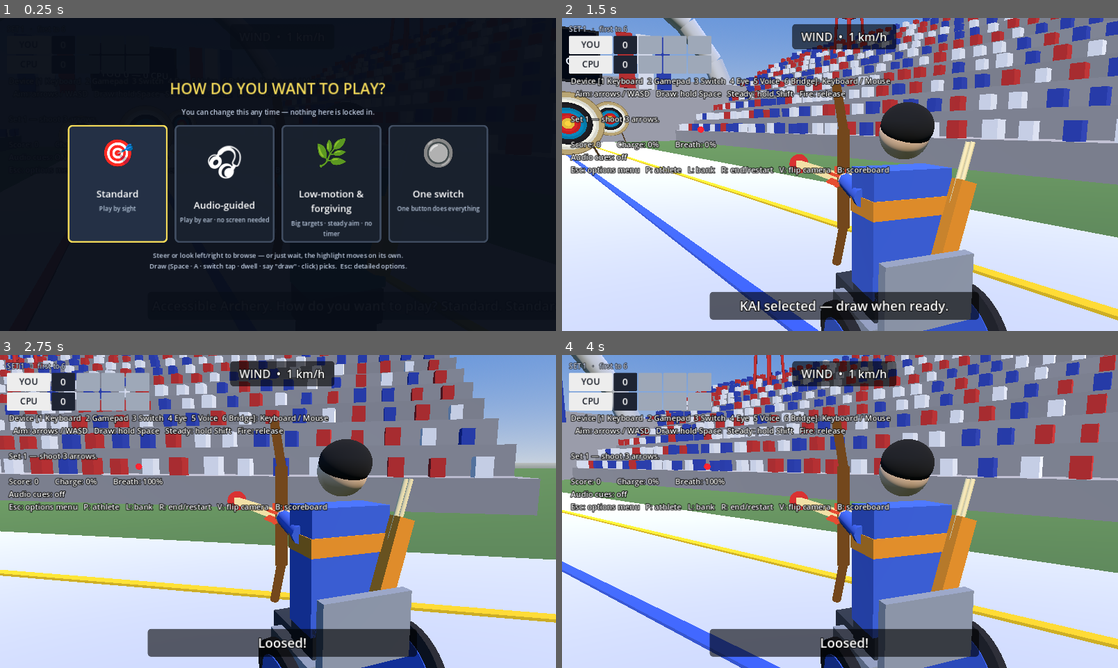
Above: before the commit, frames 1-4 (two rows, left to right).
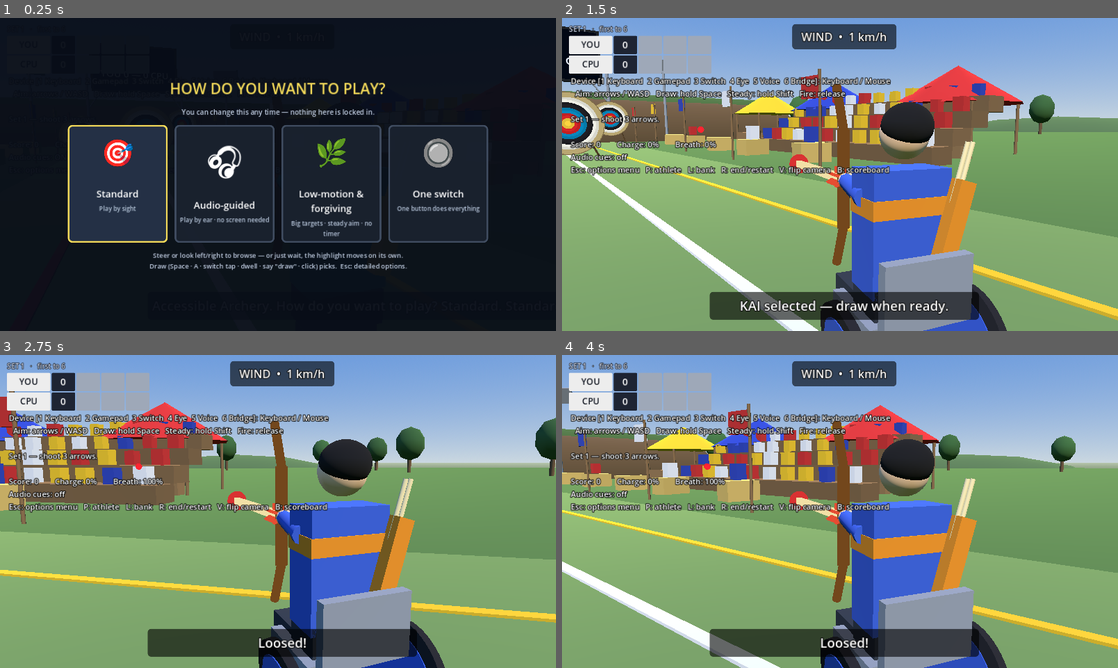
Above: after the commit, the same moments.

Repository: AbleGamers/AccessibleArchery
Game: Godot game, scene res://scenes/boot.tscn
Two runs of this game, one before a commit and one after it. Both use one fixed random seed, a clock stepped at 60 frames per second and the inputs below.
Inputs (mouse positions are in pixels of both pictures, inside the frame that each line leads up to):
- Up to frame 1 (0.25 s): no input
- Up to frame 2 (1.5 s): tap Enter at 0.5 s; move the mouse to (962, 158) at 0.52 s; hold D 0.53-1.25 s; tap Down (aim_down) at 0.6 s; click (962, 158) at 0.67 s; drag from (728, 190) to (812, 237) at 1.27 s
- Up to frame 3 (2.75 s): tap Space (draw) at 2 s; move the mouse to (333, 442) at 2.02 s; hold D from 2.03 s (still down); tap Right (aim_right) at 2.1 s
- Up to frame 4 (4 s): release D at 2.75 s; drag from (812, 574) to (673, 464) at 2.77 s; tap Enter at 3.5 s; move the mouse to (1006, 558) at 3.52 s; hold A from 3.53 s (still down); tap Space (draw) at 3.6 s

The runs differ from the first frame. In frame 2, 65% of the frame differs, in the area x 0-100%, y 0-100%; in frame 3, 63%; in frame 4, 68%.

Commit message:
New venue: tournament meadow replaces the Olympic arena
The range moves outdoors to a festival-field archery meadow: rolling
grass, tree line + distant hills, festival tents, flag-lined lanes,
hay bales + small bleachers (same MultiMesh crowd), an earth-berm
backstop behind the targets, and a scaffold LED screen that carries
the live match state (same set_jumbotron API as Stadium).

All scenery is static (no swaying trees / flapping flags) so the
Low-motion preset stays honest, and the berm gives the target faces
a quiet high-contrast backdrop. stadium.gd stays in the tree for
side-by-side comparison during playtesting.

Diff:
--- a/scripts/main.gd
+++ b/scripts/main.gd
@@ -24,7 +24,7 @@
 var _name_prompt: NamePrompt
 var _match: MatchManager
 var _impact_cam: ImpactCam
-var _stadium: Stadium
+var _venue: MeadowRange
 var _select: CharacterSelect
 var _playstyle: PlaystyleSelect
 var _sfx: SfxSystem
@@ -339,12 +339,12 @@
 	_prev_match_phase = _match.phase
 	_set_boards_match("Sets — You %d : %d CPU   (Set %d)" % [
 		_match.player_set_points, _match.cpu_set_points, _match.current_set])
-	if _stadium != null:
+	if _venue != null:
 		if _match.phase == MatchManager.Phase.MATCH_OVER:
-			_stadium.set_jumbotron("MATCH OVER", "YOU %d — %d CPU" % [
+			_venue.set_jumbotron("MATCH OVER", "YOU %d — %d CPU" % [
 				_match.player_set_points, _match.cpu_set_points])
 		else:
-			_stadium.set_jumbotron("SET %d" % _match.current_set, "YOU %d — %d CPU" % [
+			_venue.set_jumbotron("SET %d" % _match.current_set, "YOU %d — %d CPU" % [
 				_match.player_set_points, _match.cpu_set_points])
 	if _broadcast != null:
 		_broadcast.refresh(_match)
@@ -405,10 +405,11 @@
 	return Vector3(accuracy, lateral, vertical)
 
 func _setup_world() -> void:
-	# Low-poly Olympic arena (sky, stands + crowd, arch, floodlights, banners,
-	# live jumbotron). Kept as a member so match state can drive the big screen.
-	_stadium = Stadium.new()
-	add_child(_stadium)
+	# Low-poly tournament meadow (sky, hills + trees, tents, flags, bleachers +
+	# crowd, berm backstop, live LED screen). Kept as a member so match state can
+	# drive the big screen.
+	_venue = MeadowRange.new()
+	add_child(_venue)
 
 func _build_hud() -> void:
 	var layer := CanvasLayer.new()
--- /dev/null
+++ b/scripts/world/meadow_range.gd
@@ -0,0 +1,446 @@
+extends Node3D
+class_name MeadowRange
+## Low-poly outdoor tournament meadow built entirely in code — the "festival
+## field" replacement for the Olympic arena (same contract, different venue):
+## rolling grass, a tree line and distant hills, festival tents and flag-lined
+## lanes, hay bales + small bleachers for the crowd, an earth berm backstop
+## behind the targets, and a scaffold-mounted LED screen that carries the live
+## match state (set_jumbotron, same API as Stadium). No art assets — swap for
+## authored scenes later.
+##
+## The shooting lane runs down -Z (archer at +Z, targets toward -Z).
+##
+## Accessibility notes: everything here is static — no swaying trees, flapping
+## flags, or animated water — so the Low-motion preset stays honest. The berm
+## behind the targets is a plain, quiet earth tone so the reticle and target
+## faces read against it.
+
+const CANVAS_RED := Color(0.78, 0.16, 0.16)
+const CANVAS_WHITE := Color(0.92, 0.93, 0.96)
+const CANVAS_BLUE := Color(0.14, 0.24, 0.70)
+const CANVAS_YELLOW := Color(0.93, 0.76, 0.14)
+const GRASS := Color(0.32, 0.47, 0.24)
+const EARTH := Color(0.42, 0.33, 0.22)
+const WOOD := Color(0.52, 0.40, 0.26)
+const STEEL := Color(0.58, 0.61, 0.66)
+const HAY := Color(0.82, 0.70, 0.38)
+
+var _crowd_xforms: Array[Transform3D] = []
+var _crowd_colors: Array[Color] = []
+
+## 0.0 = bright midday, 1.0 = golden-hour dusk. Rolled once per launch (the
+## GDD's "dynamic time of day": every match looks fresh). The meadow layout
+## itself stays seeded so the venue is stable.
+var _tod: float = 0.0
+
+var _screen_viewport: SubViewport
+var _screen_title: Label
+var _screen_body: Label
+
+func _ready() -> void:
+	randomize()
+	_tod = randf()
+	seed(20260716)
+	_build_sky_and_sun()
+	_build_field()
+	_build_berm()
+	_build_screen()
+	_build_flag_line(-5.5)
+	_build_flag_line(5.5)
+	_build_tents(-16.0)
+	_build_tents(16.0)
+	_build_bleacher(Vector3(-10.5, 0.0, -8.0))
+	_build_bleacher(Vector3(10.5, 0.0, -8.0))
+	_build_hay_bales()
+	_commit_crowd()
+	_build_tree_line()
+	_build_hills()
+	_build_light_rig(Vector3(-8.5, 0.0, -30.0))
+	_build_light_rig(Vector3(8.5, 0.0, -30.0))
+
+# --- sky + light --------------------------------------------------------------
+
+# Everything lerps between a bright midday look (_tod = 0) and a warm
+# golden-hour look (_tod = 1): sun height, sun colour, and sky palette.
+func _build_sky_and_sun() -> void:
+	var sky_mat := ProceduralSkyMaterial.new()
+	sky_mat.sky_top_color = Color(0.30, 0.55, 0.90).lerp(Color(0.24, 0.38, 0.66), _tod)
+	sky_mat.sky_horizon_color = Color(0.76, 0.87, 0.96).lerp(Color(0.98, 0.72, 0.46), _tod)
+	sky_mat.ground_horizon_color = Color(0.68, 0.80, 0.72).lerp(Color(0.88, 0.64, 0.44), _tod)
+	sky_mat.ground_bottom_color = Color(0.28, 0.38, 0.24).lerp(Color(0.24, 0.28, 0.22), _tod)
+	sky_mat.sun_angle_max = lerpf(6.0, 12.0, _tod)
+
+	var env := Environment.new()
+	env.background_mode = Environment.BG_SKY
+	env.sky = Sky.new()
+	env.sky.sky_material = sky_mat
+	env.ambient_light_source = Environment.AMBIENT_SOURCE_SKY
+	env.ambient_light_energy = lerpf(1.05, 0.9, _tod)
+	var we := WorldEnvironment.new()
+	we.environment = env
+	add_child(we)
+
+	var sun := DirectionalLight3D.new()
+	sun.rotation_degrees = Vector3(lerpf(-56.0, -14.0, _tod), lerpf(-35.0, -55.0, _tod), 0.0)
+	sun.light_color = Color(1.0, 0.98, 0.94).lerp(Color(1.0, 0.82, 0.62), _tod)
+	sun.light_energy = lerpf(1.3, 1.05, _tod)
+	add_child(sun)
+
+# --- field --------------------------------------------------------------------
+
+func _build_field() -> void:
+	var ground := MeshInstance3D.new()
+	var plane := PlaneMesh.new()
+	plane.size = Vector2(260.0, 300.0)
+	ground.mesh = plane
+	ground.material_override = _mat(GRASS)
+	ground.position = Vector3(0.0, 0.0, -20.0)
+	add_child(ground)
+
+	# Mown competition strip down the shooting axis (echoes the GDD floor
+	# markings) — a lighter cut of grass instead of the arena's painted lane.
+	var lane := MeshInstance3D.new()
+	var lane_plane := PlaneMesh.new()
+	lane_plane.size = Vector2(9.0, 46.0)
+	lane.mesh = lane_plane
+	lane.material_override = _mat(Color(0.44, 0.58, 0.32))
+	lane.position = Vector3(0.0, 0.02, -10.0)
+	add_child(lane)
+	_line(CANVAS_RED, -2.0)
+	_line(CANVAS_WHITE, 0.0)
+	_line(CANVAS_YELLOW, 2.0)
+
+func _line(color: Color, x: float) -> void:
+	var mi := MeshInstance3D.new()
+	var box := BoxMesh.new()
+	box.size = Vector3(0.14, 0.03, 46.0)
+	mi.mesh = box
+	mi.material_override = _mat(color)
+	mi.position = Vector3(x, 0.04, -10.0)
+	add_child(mi)
+
+# --- berm backstop --------------------------------------------------------------
+
+# A plain earth mound behind the targets replaces the arena's concrete back
+# wall: same safety fiction, and a deliberately quiet, high-contrast backdrop
+# for the target faces and reticle.
+func _build_berm() -> void:
+	var berm := MeshInstance3D.new()
+	var mound := CapsuleMesh.new()
+	mound.radius = 3.2
+	mound.height = 50.0
+	berm.mesh = mound
+	berm.material_override = _mat(EARTH)
+	berm.rotation_degrees = Vector3(0.0, 0.0, 90.0)   # lay the capsule on its side
+	berm.position = Vector3(0.0, 0.8, -34.0)
+	berm.scale = Vector3(1.0, 1.0, 0.55)              # squash front-to-back
+	add_child(berm)
+
+	# A grass crown so the mound reads as turfed earth, not a pipe.
+	var crown := MeshInstance3D.new()
+	var top := CapsuleMesh.new()
+	top.radius = 2.6
+	top.height = 48.0
+	crown.mesh = top
+	crown.material_override = _mat(GRASS * 0.9)
+	crown.rotation_degrees = Vector3(0.0, 0.0, 90.0)
+	crown.position = Vector3(0.0, 2.0, -34.6)
+	crown.scale = Vector3(1.0, 1.0, 0.55)
+	add_child(crown)
+
+# --- LED screen ----------------------------------------------------------------
+
+# Festival LED screen on a scaffold above the berm — a LIVE display: a
+# SubViewport renders the match state and is textured (albedo + emission, so
+# it glows like an LED wall) onto the screen face. main.gd feeds it via
+# set_jumbotron(), exactly as it fed the arena's jumbotron.
+func _build_screen() -> void:
+	for side in [-1.0, 1.0]:
+		add_child(_segment(Vector3(side * 4.4, 0.0, -32.6), Vector3(side * 4.4, 7.0, -32.6), 0.14, STEEL))
+		add_child(_segment(Vector3(side * 4.4, 3.5, -32.6), Vector3(side * 3.0, 5.6, -32.6), 0.07, STEEL))
+
+	var screen := MeshInstance3D.new()
+	var sbox := BoxMesh.new()
+	sbox.size = Vector3(8.0, 4.5, 0.4)
+	screen.mesh = sbox
+	var smat := StandardMaterial3D.new()
+	smat.albedo_color = Color(0.05, 0.07, 0.10)
+	screen.material_override = smat
+	screen.position = Vector3(0.0, 7.5, -32.6)
+	add_child(screen)
+	_build_screen_face()
+
+func _build_screen_face() -> void:
+	_screen_viewport = SubViewport.new()
+	_screen_viewport.size = Vector2i(512, 288)
+	_screen_viewport.render_target_update_mode = SubViewport.UPDATE_ALWAYS
+	add_child(_screen_viewport)
+
+	var bg := ColorRect.new()
+	bg.color = Color(0.03, 0.05, 0.09)
+	bg.set_anchors_preset(Control.PRESET_FULL_RECT)
+	_screen_viewport.add_child(bg)
+
+	var vb := VBoxContainer.new()
+	vb.set_anchors_preset(Control.PRESET_FULL_RECT)
+	vb.alignment = BoxContainer.ALIGNMENT_CENTER
+	vb.add_theme_constant_override("separation", 14)
+	_screen_viewport.add_child(vb)
+
+	_screen_title = Label.new()
+	_screen_title.horizontal_alignment = HORIZONTAL_ALIGNMENT_CENTER
+	_screen_title.add_theme_font_size_override("font_size", 44)
+	_screen_title.add_theme_color_override("font_color", Color(1.0, 0.84, 0.25))
+	_screen_title.text = "ARCHER'S ROUND"
+	vb.add_child(_screen_title)
+
+	_screen_body = Label.new()
+	_screen_body.horizontal_alignment = HORIZONTAL_ALIGNMENT_CENTER
+	_screen_body.add_theme_font_size_override("font_size", 58)
+	_screen_body.add_theme_color_override("font_color", Color(0.92, 0.95, 1.0))
+	_screen_body.text = "WELCOME"
+	vb.add_child(_screen_body)
+
+	var face := MeshInstance3D.new()
+	var quad := QuadMesh.new()
+	quad.size = Vector2(7.6, 4.1)
+	face.mesh = quad
+	var mat := StandardMaterial3D.new()
+	var tex := _screen_viewport.get_texture()
+	mat.albedo_texture = tex
+	mat.emission_enabled = true
+	mat.emission_texture = tex
+	mat.emission_energy_multiplier = 1.3
+	mat.shading_mode = BaseMaterial3D.SHADING_MODE_UNSHADED
+	face.material_override = mat
+	face.position = Vector3(0.0, 7.5, -32.38)   # just proud of the screen box
+	add_child(face)
+
+## Push live match text onto the venue's big screen (same API as Stadium).
+func set_jumbotron(title: String, body: String) -> void:
+	if _screen_title != null:
+		_screen_title.text = title
+	if _screen_body != null:
+		_screen_body.text = body
+
+# --- flag-lined lane ------------------------------------------------------------
+
+# Tournament flags stake out the lane. Static by design (no flapping) so the
+# Low-motion preset holds; the wind is still captioned + heard, never shown as
+# screen motion.
+func _build_flag_line(x: float) -> void:
+	var cols := [CANVAS_RED, CANVAS_WHITE, CANVAS_BLUE, CANVAS_YELLOW]
+	var i := 0
+	var z := -2.0
+	while z >= -28.0:
+		add_child(_segment(Vector3(x, 0.0, z), Vector3(x, 3.2, z), 0.05, WOOD))
+		var flag := MeshInstance3D.new()
+		var fbox := BoxMesh.new()
+		fbox.size = Vector3(0.06, 0.7, 1.0)
+		flag.mesh = fbox
+		flag.material_override = _mat(cols[i % cols.size()])
+		flag.position = Vector3(x + (0.06 if x > 0.0 else -0.06), 2.7, z - 0.55)
+		add_child(flag)
+		i += 1
+		z -= 6.5
+
+# --- festival tents ---------------------------------------------------------------
+
+func _build_tents(x: float) -> void:
+	var cols := [CANVAS_RED, CANVAS_BLUE, CANVAS_YELLOW]
+	for i in 3:
+		var z := -4.0 - i * 10.0
+		var base := Vector3(x, 0.0, z)
+		# Four corner posts and a canvas cone roof.
+		for c in [Vector3(2.2, 0, 2.2), Vector3(-2.2, 0, 2.2), Vector3(2.2, 0, -2.2), Vector3(-2.2, 0, -2.2)]:
+			add_child(_segment(base + c, base + c + Vector3(0, 2.6, 0), 0.09, WOOD))
+		var roof := MeshInstance3D.new()
+		var cone := CylinderMesh.new()
+		cone.top_radius = 0.0
+		cone.bottom_radius = 3.4
+		cone.height = 2.0
+		cone.radial_segments = 8
+		roof.mesh = cone
+		roof.material_override = _mat(cols[i])
+		roof.position = base + Vector3(0.0, 3.6, 0.0)
+		add_child(roof)
+		# Counter table facing the lane.
+		var table := MeshInstance3D.new()
+		var tbox := BoxMesh.new()
+		tbox.size = Vector3(0.7, 0.9, 3.6)
+		table.mesh = tbox
+		table.material_override = _mat(WOOD * 1.1)
+		table.position = base + Vector3(-2.0 if x > 0.0 else 2.0, 0.45, 0.0)
+		add_child(table)
+
+# --- bleachers + hay bales + crowd ------------------------------------------------
+
+# A small four-tier bleacher each side near the archer — the festival audience
+# (same MultiMesh crowd the arena had, just closer to the ground).
+func _build_bleacher(center: Vector3) -> void:
+	var outward := Vector3(1, 0, 0) if center.x > 0.0 else Vector3(-1, 0, 0)
+	var length := 14.0
+	var step_out := 1.3
+	var step_up := 0.7
+	for i in 4:
+		var base := center + outward * (i * step_out) + Vector3.UP * (i * step_up)
+		var size := Vector3(step_out, step_up, length)
+		_solid(_box(size), base + Vector3.UP * (step_up * 0.5), WOOD * (0.9 + 0.05 * (i % 2)))
+		var seat_top := base + Vector3.UP * (step_up + 0.28)
+		var seats := int(length / 1.25)
+		for j in seats:
+			var p := seat_top + Vector3(0, 0, -length * 0.5 + 0.6 + j * 1.25)
+			p += outward * randf_range(-0.1, 0.1)
+			_crowd_xforms.append(Transform3D(Basis().scaled(Vector3.ONE * randf_range(0.85, 1.1)), p))
+			_crowd_colors.append([CANVAS_RED, CANVAS_WHITE, CANVAS_BLUE, CANVAS_YELLOW][randi() % 4])
+
+# Hay bales dotted along the lane ropes — extra festival seating.
+func _build_hay_bales() -> void:
+	for side in [-1.0, 1.0]:
+		var z := -6.0
+		while z >= -26.0:
+			var bale := MeshInstance3D.new()
+			var bbox := BoxMesh.new()
+			bbox.size = Vector3(1.4, 0.8, 0.9)
+			bale.mesh = bbox
+			bale.material_override = _mat(HAY)
+			bale.position = Vector3(side * 7.6, 0.4, z + randf_range(-0.6, 0.6))
+			bale.rotation_degrees = Vector3(0.0, randf_range(-14.0, 14.0), 0.0)
+			add_child(bale)
+			# Roughly half the bales have a spectator perched on them.
+			if randf() < 0.55:
+				var p := bale.position + Vector3(0.0, 0.75, 0.0)
+				_crowd_xforms.append(Transform3D(Basis().scaled(Vector3.ONE * randf_range(0.85, 1.1)), p))
+				_crowd_colors.append([CANVAS_RED, CANVAS_WHITE, CANVAS_BLUE, CANVAS_YELLOW][randi() % 4])
+			z -= 4.5
+
+func _commit_crowd() -> void:
+	if _crowd_xforms.is_empty():
+		return
+	var mm := MultiMesh.new()
+	mm.transform_format = MultiMesh.TRANSFORM_3D
+	mm.use_colors = true
+	var box := BoxMesh.new()
+	box.size = Vector3(0.5, 0.7, 0.5)
+	mm.mesh = box
+	mm.instance_count = _crowd_xforms.size()
+	for k in _crowd_xforms.size():
+		mm.set_instance_transform(k, _crowd_xforms[k])
+		mm.set_instance_color(k, _crowd_colors[k])
+	var mmi := MultiMeshInstance3D.new()
+	mmi.multimesh = mm
+	var mat := StandardMaterial3D.new()
+	mat.vertex_color_use_as_albedo = true
+	mmi.material_override = mat
+	add_child(mmi)
+
+# --- tree line + hills ------------------------------------------------------------
+
+# A seeded ring of low-poly trees around the field. The corridor behind the
+# berm is kept clear so the backdrop above the targets stays quiet sky.
+func _build_tree_line() -> void:
+	for i in 34:
+		var a := TAU * float(i) / 34.0 + randf_range(-0.06, 0.06)
+		var r := randf_range(52.0, 78.0)
+		var p := Vector3(cos(a) * r, 0.0, sin(a) * r - 20.0)
+		if absf(p.x) < 22.0 and p.z < -28.0:
+			continue   # keep the sightline over the berm clean
+		_build_tree(p)
+
+func _build_tree(base: Vector3) -> void:
+	var h := randf_range(4.5, 7.5)
+	add_child(_segment(base, base + Vector3(0, h * 0.45, 0), 0.28, WOOD * 0.8))
+	var canopy := MeshInstance3D.new()
+	var blob := SphereMesh.new()
+	blob.radius = h * 0.32
+	blob.height = h * 0.75
+	blob.radial_segments = 8
+	blob.rings = 4
+	canopy.mesh = blob
+	canopy.material_override = _mat(Color(0.22, 0.40, 0.20) * randf_range(0.85, 1.15))
+	canopy.position = base + Vector3(0.0, h * 0.65, 0.0)
+	add_child(canopy)
+
+# Distant rolling hills — big flattened domes on the horizon.
+func _build_hills() -> void:
+	for i in 7:
+		var a := PI + PI * float(i) / 6.0   # arc across the far half of the horizon
+		var p := Vector3(cos(a) * 130.0, -6.0, sin(a) * 130.0 - 40.0)
+		var hill := MeshInstance3D.new()
+		var dome := SphereMesh.new()
+		dome.radius = randf_range(30.0, 55.0)
+		dome.height = randf_range(18.0, 30.0)
+		dome.radial_segments = 12
+		dome.rings = 6
+		hill.mesh = dome
+		hill.material_override = _mat(Color(0.30, 0.42, 0.26) * randf_range(0.9, 1.05))
+		hill.position = p
+		add_child(hill)
+
+# --- festival light rig ------------------------------------------------------------
+
+# A modest pole-mounted light panel each side of the berm — the meadow's answer
+# to the arena floodlights. The lamps come alive as the day fades.
+func _build_light_rig(base: Vector3) -> void:
+	add_child(_segment(base, base + Vector3(0, 6.5, 0), 0.12, STEEL))
+	var panel := MeshInstance3D.new()
+	var pbox := BoxMesh.new()
+	pbox.size = Vector3(2.4, 1.2, 0.4)
+	panel.mesh = pbox
+	panel.material_override = _mat(STEEL * 0.8)
+	panel.position = base + Vector3(0.0, 6.9, 0.0)
+	panel.look_at_from_position(panel.position, Vector3(0.0, 2.0, -14.0), Vector3.UP)
+	add_child(panel)
+	var lamps := MultiMesh.new()
+	lamps.transform_format = MultiMesh.TRANSFORM_3D
+	var lbox := BoxMesh.new()
+	lbox.size = Vector3(0.5, 0.5, 0.16)
+	lamps.mesh = lbox
+	lamps.instance_count = 4
+	for lx in 4:
+		lamps.set_instance_transform(lx, Transform3D(Basis(), Vector3(-0.85 + lx * 0.57, 0.0, 0.26)))
+	var lmmi := MultiMeshInstance3D.new()
+	lmmi.multimesh = lamps
+	var lmat := StandardMaterial3D.new()
+	lmat.albedo_color = Color(1.0, 0.97, 0.85)
+	lmat.emission_enabled = true
+	lmat.emission = Color(1.0, 0.96, 0.82)
+	# Barely-on at midday, glowing at golden hour.
+	lmat.emission_energy_multiplier = lerpf(0.4, 3.0, _tod)
+	lmmi.material_override = lmat
+	panel.add_child(lmmi)
+
+# --- helpers ------------------------------------------------------------------
+
+func _box(size: Vector3) -> BoxMesh:
+	var b := BoxMesh.new()
+	b.size = size
+	return b
+
+func _mat(color: Color) -> StandardMaterial3D:
+	var m := StandardMaterial3D.new()
+	m.albedo_color = color
+	return m
+
+func _solid(mesh: Mesh, pos: Vector3, color: Color) -> void:
+	var mi := MeshInstance3D.new()
+	mi.mesh = mesh
+	mi.material_override = _mat(color)
+	mi.position = pos
+	add_child(mi)
+
+func _segment(a: Vector3, b: Vector3, radius: float, color: Color) -> MeshInstance3D:
+	var mi := MeshInstance3D.new()
+	var cyl := CylinderMesh.new()
+	cyl.top_radius = radius
+	cyl.bottom_radius = radius
+	cyl.radial_segments = 6
+	cyl.height = maxf((b - a).length(), 0.001)
+	mi.mesh = cyl
+	mi.material_override = _mat(color)
+	var y := (b - a).normalized()
+	var helper := Vector3.FORWARD if absf(y.dot(Vector3.FORWARD)) < 0.95 else Vector3.RIGHT
+	var x := y.cross(helper).normalized()
+	var z := x.cross(y).normalized()
+	mi.transform = Transform3D(Basis(x, y, z), (a + b) * 0.5)
+	return mi
Not shown, added: scripts/world/meadow_range.gd.uid
Not shown, changed: docs/GDD.md
